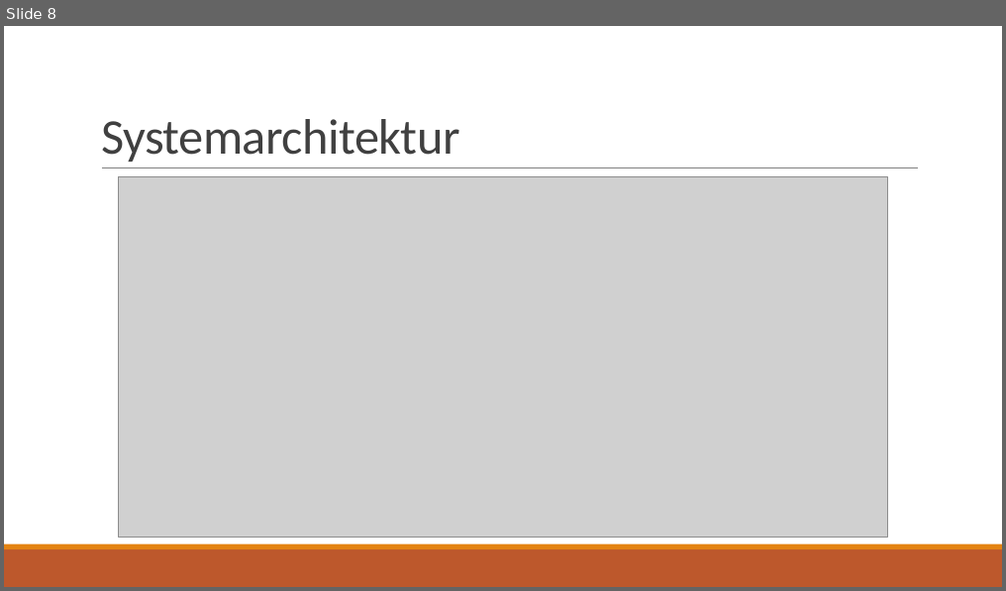
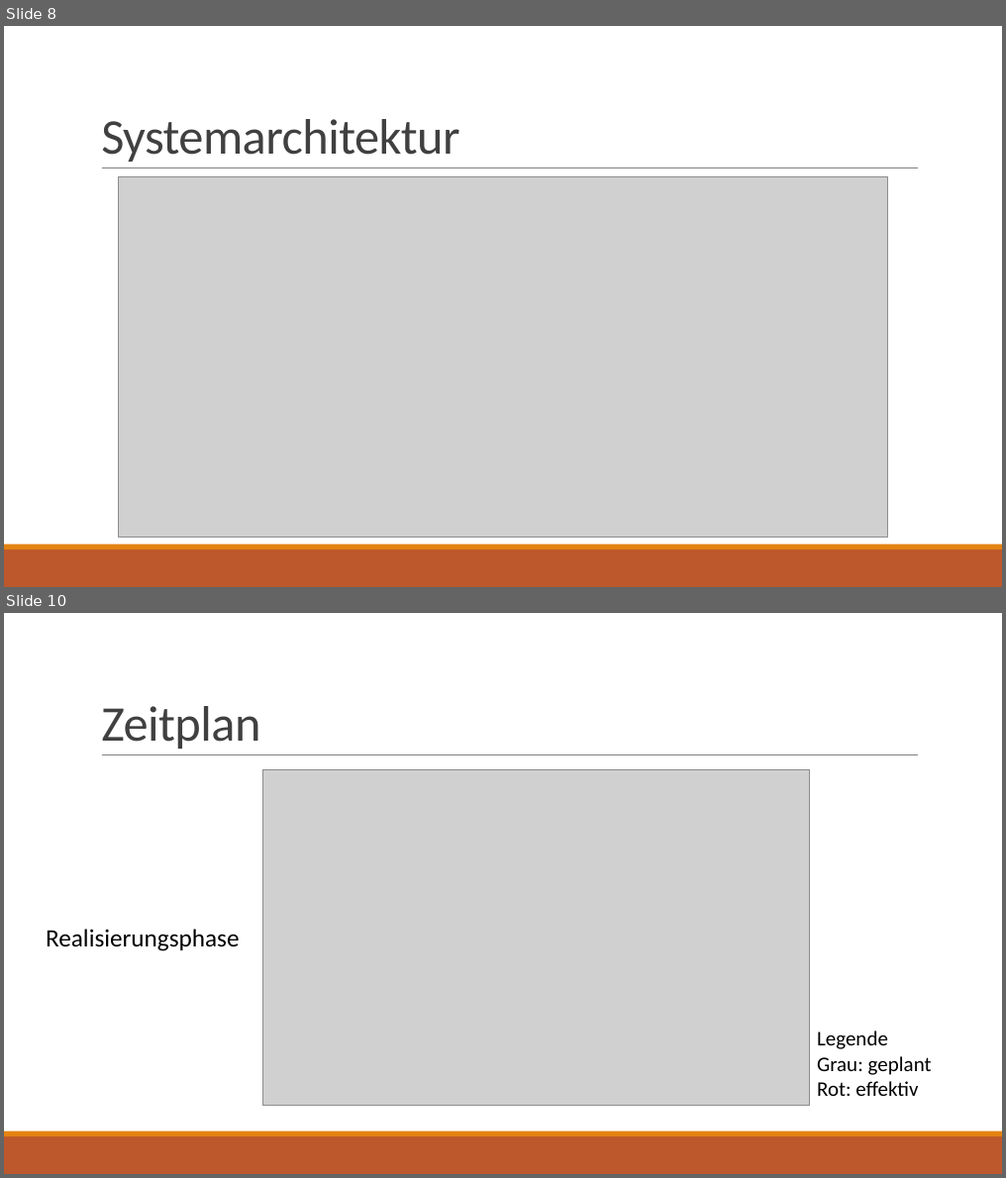
Before and after one commit to raphael-s/M306, a slide deck: docs/Projektpräsentation.pptx. Shown one above the other, each under a label of ours: slide 8 before the commit, slides 8 and 10 after it; the slides between them are not shown. The pictures are 1006x591 and 1006x1178 pixels, drawn with LibreOffice and Linux fonts; fonts in the diff are those of the drawing; grey boxes stand for pictures. Boxes give left, top, right and bottom in pixels: in the first picture for what was removed or moved away, otherwise in the second. Text is boxed around its words. In the diff, an @@ line names an element or a change of style, - is before the commit and + after.

```diff
--- a/docs/Projektpräsentation.pptx
+++ b/docs/Projektpräsentation.pptx
@@ slide 10 added at (x1=4, y1=613, x2=1002, y2=1174), background #FFFFFF; not listed: 3 template elements that a slide beside it also shows @@
@@ title added at (x1=101, y1=706, x2=260, y2=749), 48 pt, text #404040 @@
+Zeitplan
@@ picture added at (x1=262, y1=769, x2=810, y2=1106) @@
@@ text added at (x1=46, y1=929, x2=239, y2=952), 24 pt, text #000000 @@
+Realisierungsphase
@@ text added at (x1=817, y1=1031, x2=932, y2=1096), 20 pt, text #000000 @@
+Legende
+Grau: geplant
+Rot: effektiv
```
Also in this commit, not shown: 4 slides changed, 3 other slides added, 3 slides removed, 1 other file.
